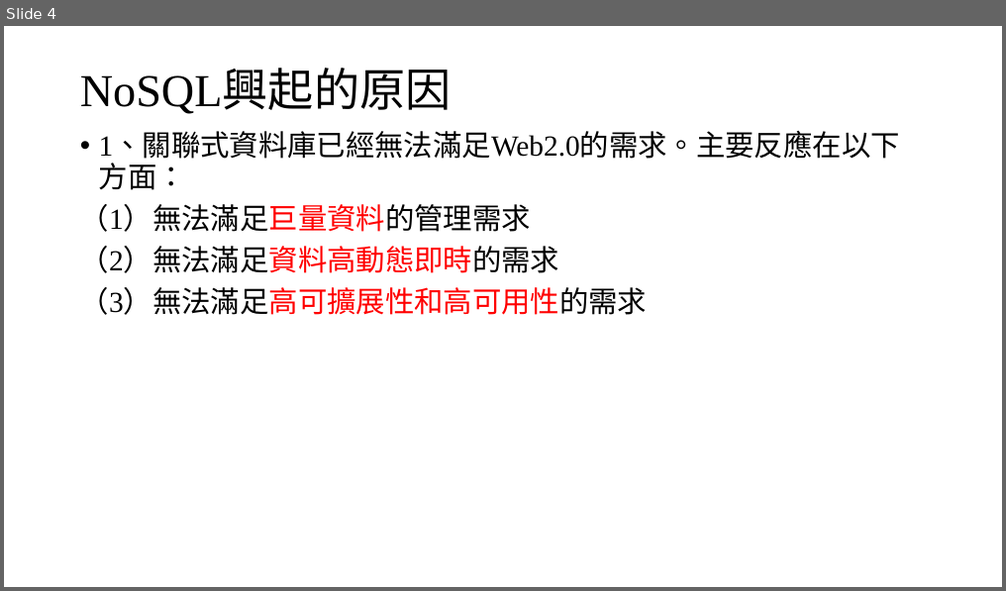
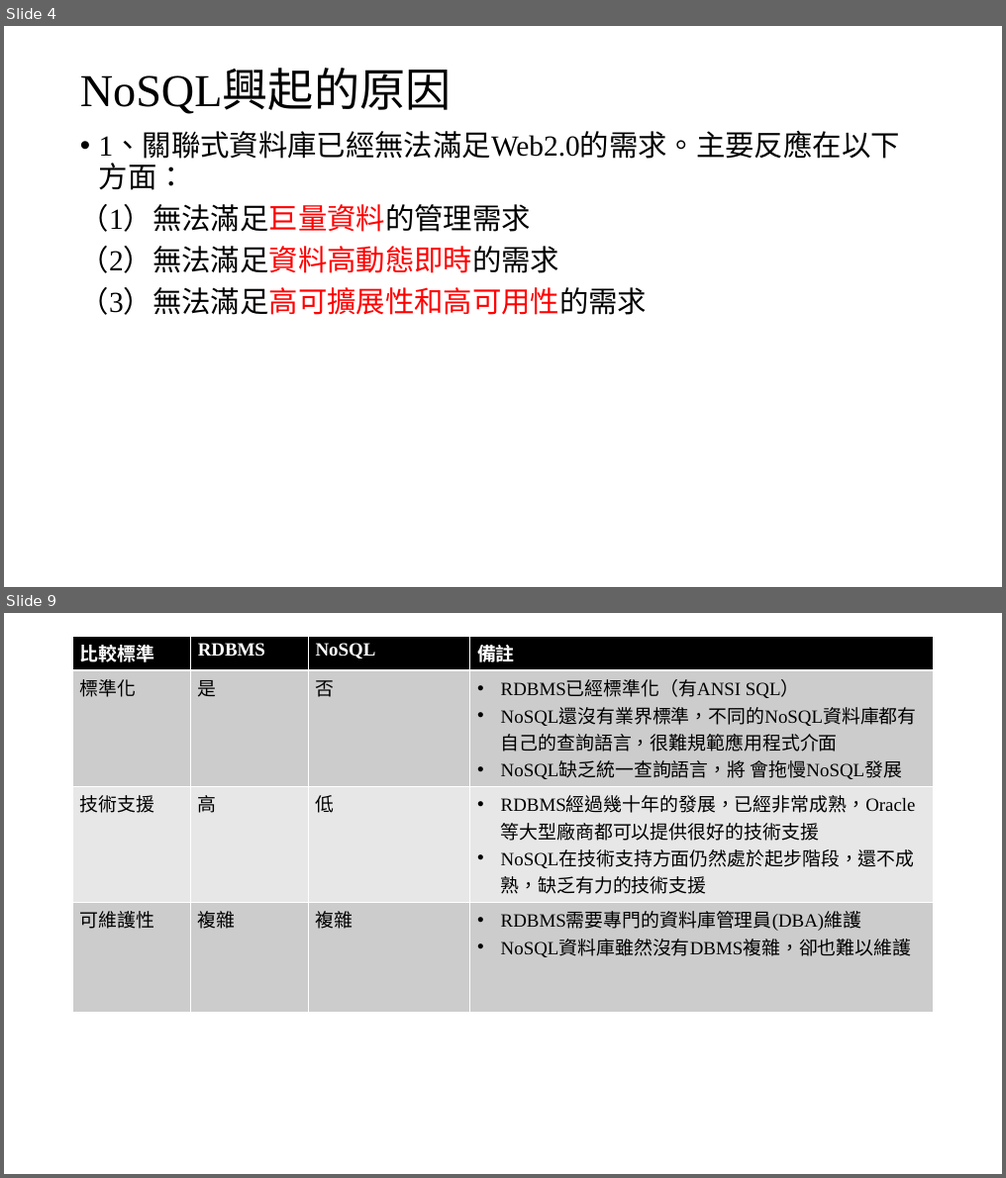
Before and after one commit to YuLiYangBryant/NoSQLReport, a slide deck: NoSQL.pptx. Shown one above the other, each under a label of ours: slide 4 before the commit, slides 4 and 9 after it; the slides between them are not shown. The pictures are 1006x591 and 1006x1178 pixels, drawn with LibreOffice and Linux fonts; fonts in the diff are those of the drawing. Boxes give left, top, right and bottom in pixels: in the first picture for what was removed or moved away, otherwise in the second. Text is boxed around its words. In the diff, an @@ line names an element or a change of style, - is before the commit and + after.

```diff
--- a/NoSQL.pptx
+++ b/NoSQL.pptx
@@ slide 9 added at [4,613,1002,1174], background #FFFFFF @@
@@ table added at [73,636,933,987], 4 rows, 4 columns @@
+比較標準 | RDBMS | NoSQL | 備註
+標準化 | 是 | 否 | RDBMS已經標準化（有ANSI SQL） / NoSQL還沒有業界標準，不同的NoSQL資料庫都有 自己的查詢語言，很難規範應用程式介面 / NoSQL缺乏統一查詢語言，將 會拖慢NoSQL發展
+技術支援 | 高 | 低 | RDBMS經過幾十年的發展，已經非常成熟，Oracle 等大型廠商都可以提供很好的技術支援 / NoSQL在技術支持方面仍然處於起步階段，還不成 熟，缺乏有力的技術支援
+可維護性 | 複雜 | 複雜 | RDBMS需要專門的資料庫管理員(DBA)維護 / NoSQL資料庫雖然沒有DBMS複雜，卻也難以維護
```
Also in this commit, not shown: 22 other slides added.
